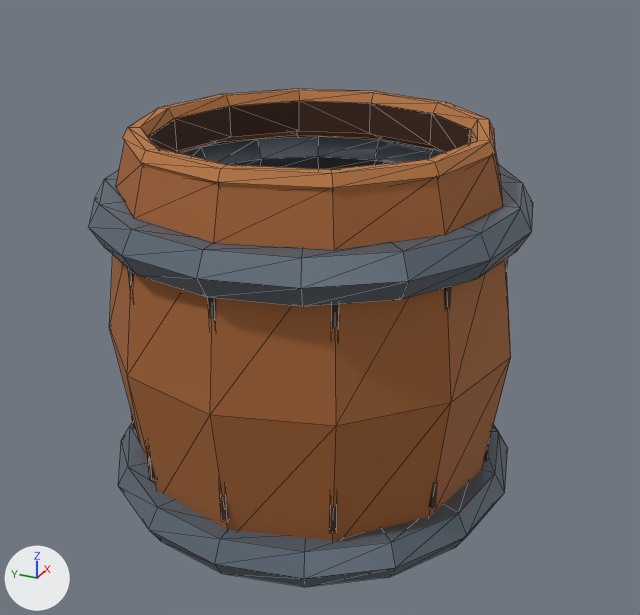
What one commit did to the glTF model src/Game/Assets/Authored/props/kit_open_barrel.glb.
Rendered twice from a 50 mm camera at (-1.132, -0.522, 0.888) aimed at (0.005, -0.01, 0.319). Every picture has the same lights, and +X, +Y and +Z are marked at lower left. The first picture is the older version. Mesh edges are drawn as thin lines on the coarser meshes.

In view in the first picture: 'Barrel inner lip', 'Open barrel iron hoop', 'Open barrel iron hoop.001', 'Open barrel rim', 'Open barrel staves' and 6 more.
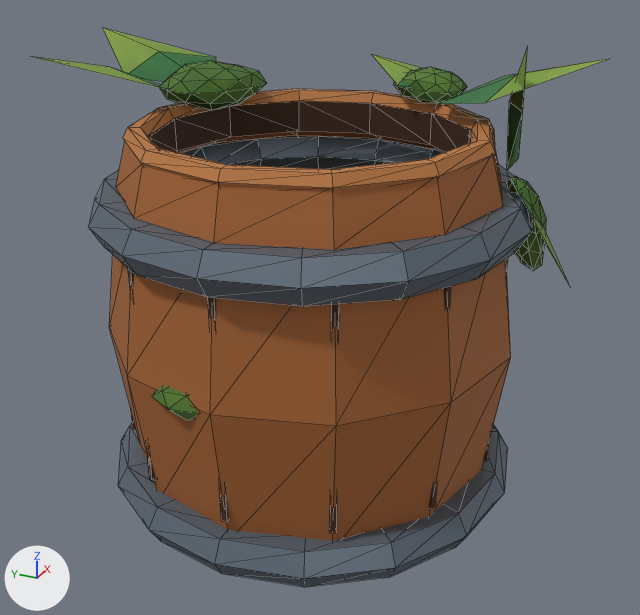
Location of each change, [x1, y1, x2, y2] in pixels of the pictures (640 x 615 px):
'Woodland shared moss cushion.011', added (green): after [160, 61, 267, 110]
'Woodland shared curved ivy leaf.021', added (green): after [103, 28, 216, 82]
'Woodland shared curved ivy leaf.018', added (green): after [437, 58, 611, 104]
'Woodland shared moss cushion.009', added (green): after [393, 67, 467, 103]
'Woodland shared moss cushion.012', added (green): after [506, 176, 546, 271]
'Woodland shared curved ivy leaf.023', added (green): after [507, 46, 528, 170]
'Woodland shared moss cushion.008', added (green): after [152, 386, 198, 420]
'Woodland shared curved ivy leaf.022', added: after [30, 56, 167, 89]
'Woodland shared curved ivy leaf.017', added (green): after [372, 54, 422, 88]
'Woodland shared curved ivy leaf.024', added: after [508, 176, 569, 285]

Edits to the bpy script that builds the scene:
```text
Add mat_moss_woodland:
    mat_moss_woodland = bpy.data.materials.new('moss_woodland')
    # uses the picture img_painted_moss_roughness
    # uses the picture img_vivid_painted_v1_d80b6116394c29b57b8ab5d8
Add mat_forest_leaf_woodland_tip:
    mat_forest_leaf_woodland_tip = bpy.data.materials.new('forest_leaf_woodland_tip')
    # uses the picture img_painted_leaf_normal
    # uses the picture img_painted_leaf_roughness
    # uses the picture img_vivid_painted_v1_e518087cff7b51be105dd77d
Add mat_forest_leaf_woodland:
    mat_forest_leaf_woodland = bpy.data.materials.new('forest_leaf_woodland')
    # uses the picture img_painted_leaf_normal
    # uses the picture img_painted_leaf_roughness
    # uses the picture img_vivid_painted_v1_be95f207113ac2a0f32aa9be
Add ob_woodland_shared_moss_cushion_012:
    ob_woodland_shared_moss_cushion_012 = bpy.data.objects.new('Woodland shared moss cushion.012', me_woodland_shared_moss_cushion)  # 42 vertices, 80 faces; spans x -0.092..0.095, y -0.071..0.07, z -0.026..0.058
    ob_woodland_shared_moss_cushion_012.location = (0.092, -0.281, 0.467)
    ob_woodland_shared_moss_cushion_012.rotation_euler = (-0.84, 1.161, -2.192)  # degrees (-48, 67, -126)
    ob_woodland_shared_moss_cushion_012.scale = (0.738, 0.738, 0.738)
Add ob_woodland_shared_moss_cushion_011:
    ob_woodland_shared_moss_cushion_011 = bpy.data.objects.new('Woodland shared moss cushion.011', me_woodland_shared_moss_cushion)  # 42 vertices, 80 faces; spans x -0.092..0.095, y -0.071..0.07, z -0.026..0.058
    ob_woodland_shared_moss_cushion_011.location = (0.085, 0.21, 0.615)
    ob_woodland_shared_moss_cushion_011.rotation_euler = (0.0, 0.0, -0.72)  # degrees (0, 0, -41)
    ob_woodland_shared_moss_cushion_011.scale = (0.875, 0.875, 0.875)
Add ob_woodland_shared_moss_cushion_009:
    ob_woodland_shared_moss_cushion_009 = bpy.data.objects.new('Woodland shared moss cushion.009', me_woodland_shared_moss_cushion)  # 42 vertices, 80 faces; spans x -0.092..0.095, y -0.071..0.07, z -0.026..0.058
    ob_woodland_shared_moss_cushion_009.location = (0.235, -0.098, 0.615)
    ob_woodland_shared_moss_cushion_009.rotation_euler = (0.0, 0.0, 0.99)  # degrees (0, 0, 57)
    ob_woodland_shared_moss_cushion_009.scale = (0.673, 0.673, 0.673)
Add ob_woodland_shared_moss_cushion_008:
    ob_woodland_shared_moss_cushion_008 = bpy.data.objects.new('Woodland shared moss cushion.008', me_woodland_shared_moss_cushion)  # 42 vertices, 80 faces; spans x -0.092..0.095, y -0.071..0.07, z -0.026..0.058
    ob_woodland_shared_moss_cushion_008.location = (-0.231, 0.043, 0.28)
    ob_woodland_shared_moss_cushion_008.rotation_euler = (0.0, 0.0, 2.645)  # degrees (0, 0, 152)
    ob_woodland_shared_moss_cushion_008.scale = (0.861, 0.861, 0.861)
Add ob_woodland_shared_curved_ivy_leaf_024:
    ob_woodland_shared_curved_ivy_leaf_024 = bpy.data.objects.new('Woodland shared curved ivy leaf.024', me_woodland_shared_curved_ivy_leaf)  # 5 vertices, 4 faces; spans x -0.076..0.076, y 0.0..0.17, z 0.0..0.055
    ob_woodland_shared_curved_ivy_leaf_024.location = (0.092, -0.261, 0.539)
    ob_woodland_shared_curved_ivy_leaf_024.rotation_euler = (-1.281, -0.373, -2.988)  # degrees (-73, -21, -171)
    ob_woodland_shared_curved_ivy_leaf_024.scale = (1.03, 1.03, 1.03)
Add ob_woodland_shared_curved_ivy_leaf_023:
    ob_woodland_shared_curved_ivy_leaf_023 = bpy.data.objects.new('Woodland shared curved ivy leaf.023', me_woodland_shared_curved_ivy_leaf)  # 5 vertices, 4 faces; spans x -0.076..0.076, y 0.0..0.17, z 0.0..0.055
    ob_woodland_shared_curved_ivy_leaf_023.location = (0.118, -0.255, 0.535)
    ob_woodland_shared_curved_ivy_leaf_023.rotation_euler = (1.291, -0.269, 0.338)  # degrees (74, -15, 19)
    ob_woodland_shared_curved_ivy_leaf_023.scale = (1.06, 1.06, 1.06)
Add ob_woodland_shared_curved_ivy_leaf_022:
    ob_woodland_shared_curved_ivy_leaf_022 = bpy.data.objects.new('Woodland shared curved ivy leaf.022', me_woodland_shared_curved_ivy_leaf)  # 5 vertices, 4 faces; spans x -0.076..0.076, y 0.0..0.17, z 0.0..0.055
    ob_woodland_shared_curved_ivy_leaf_022.location = (0.086, 0.281, 0.615)
    ob_woodland_shared_curved_ivy_leaf_022.rotation_euler = (0.0, 0.0, 1.131)  # degrees (0, 0, 65)
    ob_woodland_shared_curved_ivy_leaf_022.scale = (1.38, 1.38, 1.38)
Add ob_woodland_shared_curved_ivy_leaf_021:
    ob_woodland_shared_curved_ivy_leaf_021 = bpy.data.objects.new('Woodland shared curved ivy leaf.021', me_woodland_shared_curved_ivy_leaf)  # 5 vertices, 4 faces; spans x -0.076..0.076, y 0.0..0.17, z 0.0..0.055
    ob_woodland_shared_curved_ivy_leaf_021.location = (0.112, 0.222, 0.615)
    ob_woodland_shared_curved_ivy_leaf_021.rotation_euler = (0.0, 0.0, -0.166)  # degrees (0, 0, -9.5)
    ob_woodland_shared_curved_ivy_leaf_021.scale = (1.43, 1.43, 1.43)
Add ob_woodland_shared_curved_ivy_leaf_018:
    ob_woodland_shared_curved_ivy_leaf_018 = bpy.data.objects.new('Woodland shared curved ivy leaf.018', me_woodland_shared_curved_ivy_leaf)  # 5 vertices, 4 faces; spans x -0.076..0.076, y 0.0..0.17, z 0.0..0.055
    ob_woodland_shared_curved_ivy_leaf_018.location = (0.152, -0.134, 0.615)
    ob_woodland_shared_curved_ivy_leaf_018.rotation_euler = (0.0, 0.0, -3.031)  # degrees (0, 0, -174)
    ob_woodland_shared_curved_ivy_leaf_018.scale = (1.41, 1.41, 1.41)
Add ob_woodland_shared_curved_ivy_leaf_017:
    ob_woodland_shared_curved_ivy_leaf_017 = bpy.data.objects.new('Woodland shared curved ivy leaf.017', me_woodland_shared_curved_ivy_leaf)  # 5 vertices, 4 faces; spans x -0.076..0.076, y 0.0..0.17, z 0.0..0.055
    ob_woodland_shared_curved_ivy_leaf_017.location = (0.23, -0.13, 0.615)
    ob_woodland_shared_curved_ivy_leaf_017.rotation_euler = (0.0, 0.0, -0.22)  # degrees (0, 0, -13)
    ob_woodland_shared_curved_ivy_leaf_017.scale = (0.866, 0.866, 0.866)
```
